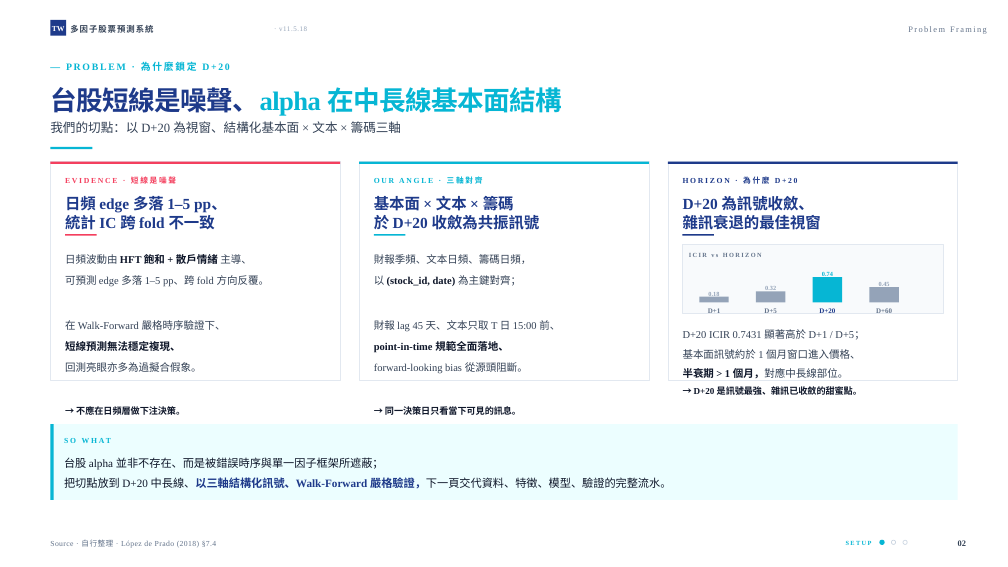
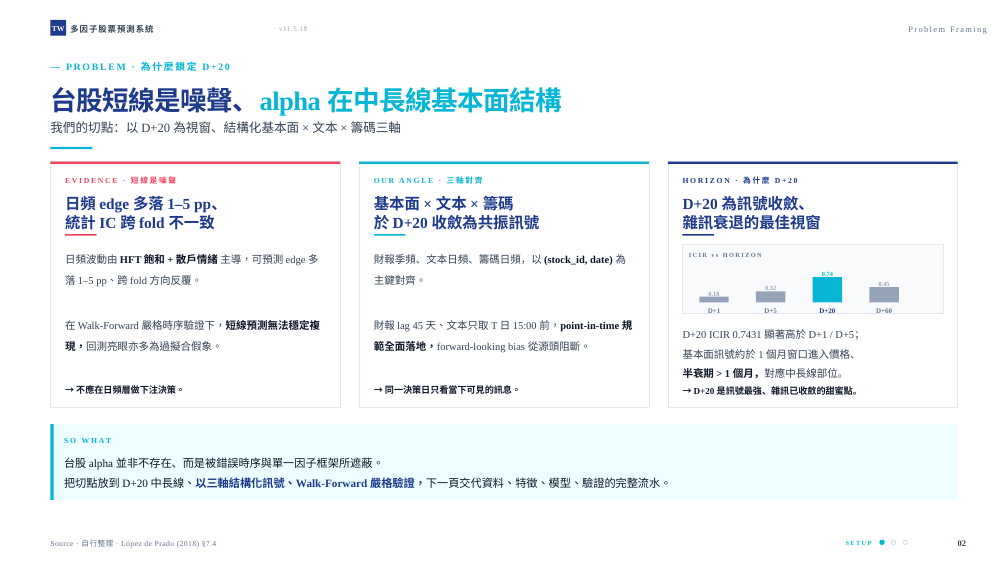
Before and after one commit to andychen050229-cell/taiwan-stock-multifactor, a slide deck: slide 2 of 台股多因子預測系統_v11.5.18_課堂簡報.pptx. Drawn at 1008x567 pixels with LibreOffice and Linux fonts; fonts in the diff are those of the drawing. Boxes give left, top, right and bottom in pixels: in the first picture for what was removed or moved away, otherwise in the second. Text is boxed around its words. In the diff, an @@ line names an element or a change of style, - is before the commit and + after.

```diff
--- a/台股多因子預測系統_v11.5.18_課堂簡報.pptx
+++ b/台股多因子預測系統_v11.5.18_課堂簡報.pptx
@@ rectangle: place and size @@
-rectangle at <box>50,162,340,380</box>
+rectangle at <box>50,162,340,408</box>
@@ rectangle: place and size @@
-rectangle at <box>359,162,649,380</box>
+rectangle at <box>359,162,649,408</box>
@@ rectangle: place and size @@
-rectangle at <box>668,162,958,380</box>
+rectangle at <box>668,162,958,408</box>
@@ text at <box>65,252,320,394</box>: text changed @@
-日頻波動由 HFT 飽和 + 散戶情緒 主導、
-可預測 edge 多落 1–5 pp、跨 fold 方向反覆。
-在 Walk-Forward 嚴格時序驗證下、
-短線預測無法穩定複現、
-回測亮眼亦多為過擬合假象。
-→ 不應在日頻層做下注決策。
+日頻波動由 HFT 飽和 + 散戶情緒 主導，可預測 edge 多落 1–5 pp、跨 fold 方向反覆。
+在 Walk-Forward 嚴格時序驗證下，短線預測無法穩定複現，回測亮眼亦多為過擬合假象。
+→ 不應在日頻層做下注決策。
@@ text at <box>374,254,632,394</box>: text changed @@
-財報季頻、文本日頻、籌碼日頻，
-以 (stock_id, date) 為主鍵對齊；
-財報 lag 45 天、文本只取 T 日 15:00 前、
-point-in-time 規範全面落地、
-forward-looking bias 從源頭阻斷。
-→ 同一決策日只看當下可見的訊息。
+財報季頻、文本日頻、籌碼日頻，以 (stock_id, date) 為主鍵對齊。
+財報 lag 45 天、文本只取 T 日 15:00 前，point-in-time 規範全面落地，forward-looking bias 從源頭阻斷。
+→ 同一決策日只看當下可見的訊息。
@@ text at <box>64,457,671,488</box>: text changed @@
-台股 alpha 並非不存在、而是被錯誤時序與單一因子框架所遮蔽；
-把切點放到 D+20 中長線、以三軸結構化訊號、Walk-Forward 嚴格驗證，下一頁交代資料、特徵、模型、驗證的完整流水。
+台股 alpha 並非不存在、而是被錯誤時序與單一因子框架所遮蔽。
+把切點放到 D+20 中長線、以三軸結構化訊號、Walk-Forward 嚴格驗證，下一頁交代資料、特徵、模型、驗證的完整流水。
```
Also in this commit, not shown: 4 other slides changed, 22 other files.
